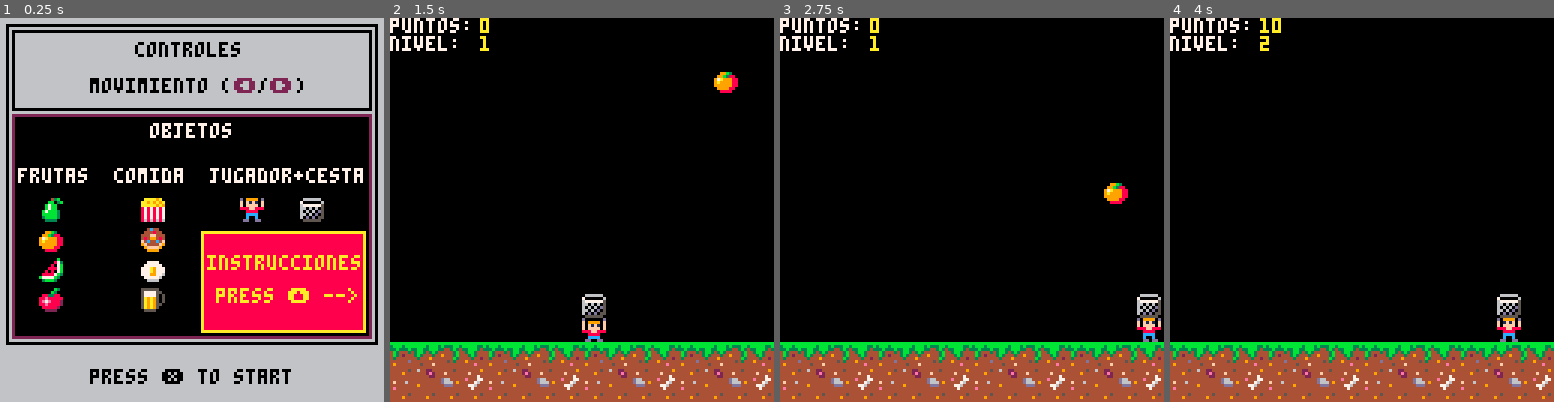
Above: before the commit, frames 1-4 (left to right).
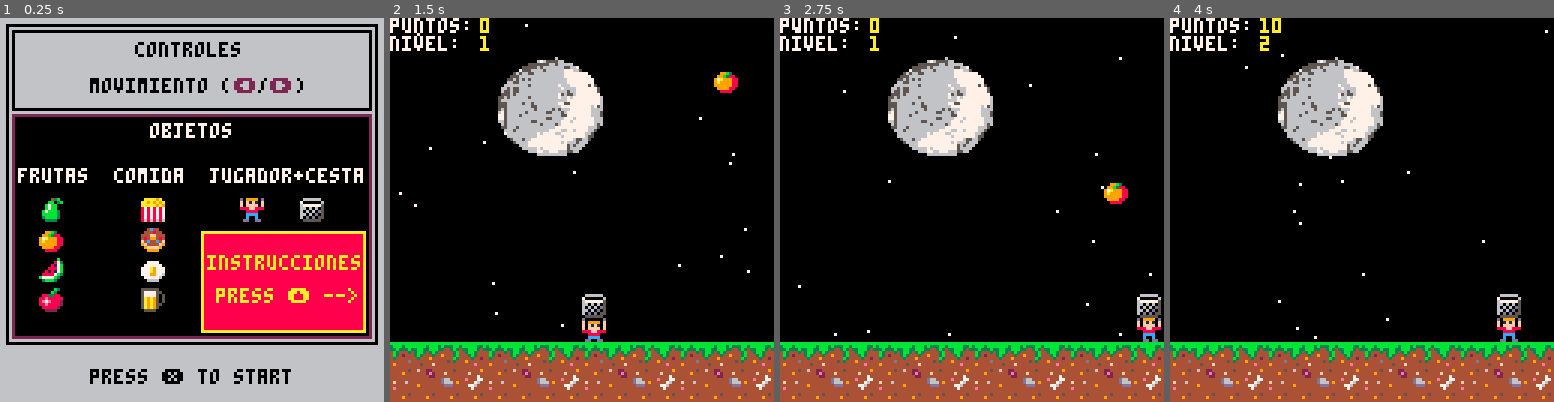
Above: after the commit, the same moments.

Repository: FernandoH1/Juegos
Game: PICO-8 cartridge foodgame.p8
Two runs of this game, one before a commit and one after it. Both use one fixed random seed, a clock stepped at 60 frames per second and the inputs below.
Inputs:
- Up to frame 1 (0.25 s): no input
- Up to frame 2 (1.5 s): tap X (X key) at 0.33, 1.07 s
- Up to frame 3 (2.75 s): hold Right 1.6-2.1 s; tap X (X key) at 1.85 s; hold Up 2.15-2.42 s; hold Right from 2.47 s (still down)
- Up to frame 4 (4 s): tap X (X key) at 2.97 s; release Right at 3.03 s; hold Left 3.08-3.58 s

The runs differ from the first frame. In frame 1, less than 0.1% of the frame differs, in the area x 12-15%, y 64-67%; in frame 2, 5.6%, in the area x 2-94%, y 1-81%; in frame 3, 5.6%; in frame 4, 5.6%.

Commit message:
Ultimo commit antes de la Entrega

Diff:
--- a/foodgame.p8
+++ b/foodgame.p8
@@ -1,10 +1,13 @@
 pico-8 cartridge // http://www.pico-8.com
 version 38
 __lua__
---juego de capturar comida
---the game
+--[cfh] catch food health
+--the capture game
+--juego de captura
 
 function _init()
+
+explosiones={}
 
 canasta={
 	s=1
@@ -127,10 +130,48 @@
     	_update = update_gameover
     	_draw = init_game
     end
+
+   --explosiones
+    ant=0
+
+				if (t() > ant) then
+					add(explosiones, {
+						x=rnd(127),
+						y=rnd(127),
+						t=0
+					})
+				end
+
+				-- update explosiones
+				for exp in all(explosiones) do
+					exp.t+=1
+
+					if exp.t > 20 then
+						del(explosiones, exp)
+					end
+				end
+
 end
 
 function _draw_juego()
     cls()
+    rectfill(0,0,127,127,0)
+    for exp in all(explosiones) do
+	 -- explosion circular
+		-- circ(exp.x, exp.y, exp.t\6, 10)
+
+		-- explosion de particulas
+		for i=1,1 do
+			local t = exp.t\1000
+
+			pset(
+				rnd(t) + (exp.x - t\2),
+				rnd(t) + (exp.y - t\2),
+				7
+			)
+		end
+	end
+    spr(128,32,10,5,5)
     spr(32,0,108,16,3)
     spr(jugador.s,jugador.x,jugador.y,1,1,jugador.giro)
     spr(canasta.s,jugador.x,jugador.y-8)
Not shown, changed: 199 lines of the sprite sheet (__gfx__) section of foodgame.p8
Not shown, changed: the thumbnail (__label__) section of foodgame.p8
